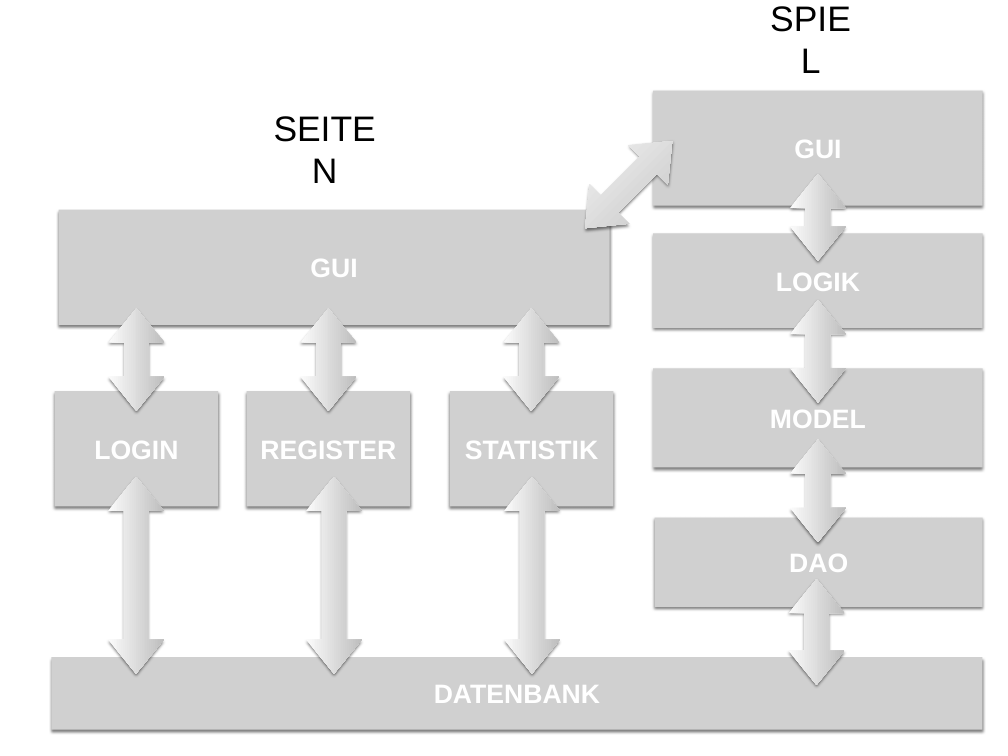
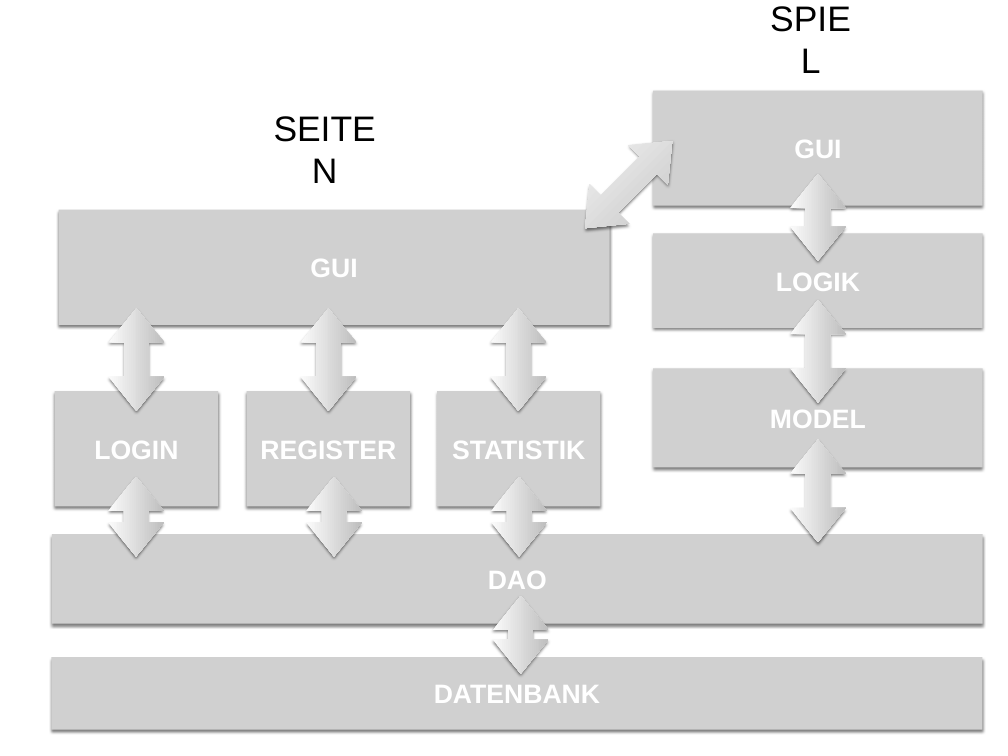
Before and after one commit to Gemba69/SchiffeVersenken, a slide deck: slide 1 of Organisation/Architektur.pptx. Drawn at 1008x756 pixels with LibreOffice and Linux fonts; fonts in the diff are those of the drawing; grey boxes stand for pictures. Boxes give left, top, right and bottom in pixels: in the first picture for what was removed or moved away, otherwise in the second. Text is boxed around its words. In the diff, an @@ line names an element or a change of style, - is before the commit and + after.

```diff
--- a/Organisation/Architektur.pptx
+++ b/Organisation/Architektur.pptx
@@ left right arrow moved from (x1=503, y1=308, x2=559, y2=411) to (x1=491, y1=308, x2=547, y2=411) @@
@@ picture moved from (x1=450, y1=391, x2=614, y2=506) to (x1=437, y1=391, x2=601, y2=506) @@
@@ text "STATISTIK" moved from (x1=465, y1=441, x2=598, y2=459) to (x1=452, y1=441, x2=585, y2=459) @@
@@ left right arrow resized from (x1=108, y1=477, x2=164, y2=674) to (x1=108, y1=476, x2=164, y2=556) @@
@@ left right arrow resized from (x1=306, y1=477, x2=362, y2=674) to (x1=306, y1=476, x2=362, y2=556) @@
@@ left right arrow resized from (x1=504, y1=477, x2=560, y2=674) to (x1=491, y1=476, x2=547, y2=556) @@
@@ picture resized from (x1=655, y1=517, x2=983, y2=607) to (x1=52, y1=534, x2=982, y2=624) @@
@@ text "DAO" moved from (x1=789, y1=554, x2=848, y2=572) to (x1=488, y1=571, x2=547, y2=589) @@
@@ left right arrow resized from (x1=789, y1=579, x2=845, y2=685) to (x1=493, y1=596, x2=549, y2=674) @@
```
Also in this commit, not shown: 1 other file.
